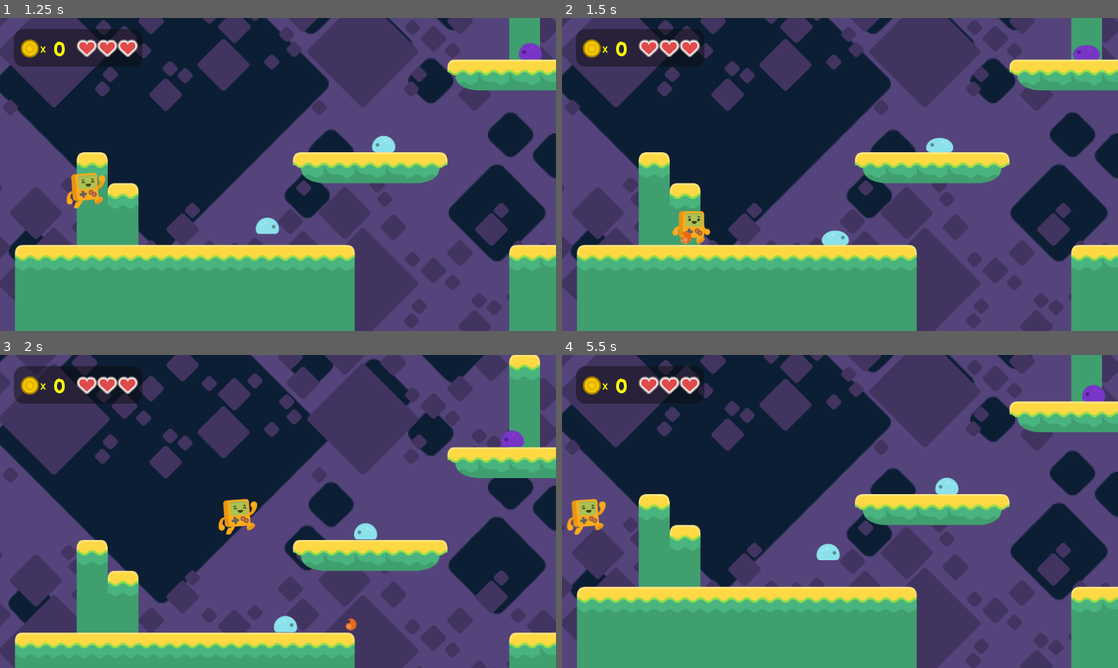
Above: before the commit, frames 1-4 (two rows, left to right).
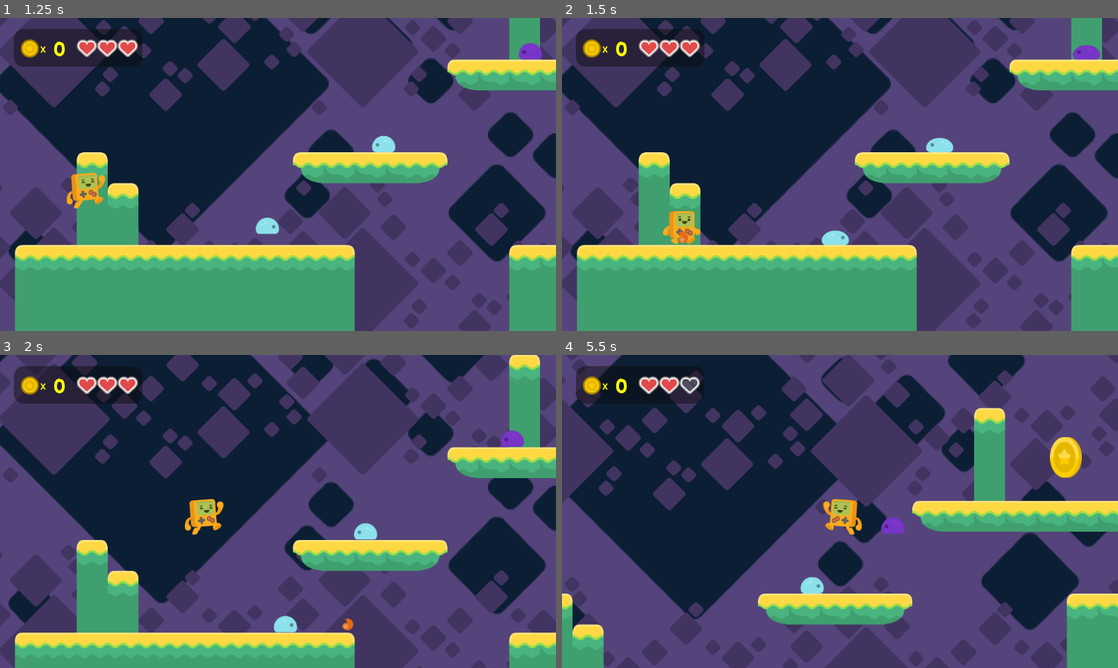
Above: after the commit, the same moments.

Repository: amazing79/platfomr_game_tutorial_with_godot
Game: Godot game, scene res://assets/scenes/GameScreens/main_screen.tscn
The game is run twice, just before and just after one commit, with the same random seed, the same clock (stepped at 60 frames per second) and the same inputs.
Inputs:
- Up to frame 1 (1.25 s): click "Play!" at 0.5 s
- Up to frame 2 (1.5 s): hold D (right) from 1.28 s (still down); tap F (fire) at 1.35 s
- Up to frame 3 (2 s): keep holding D (right); tap Space (jump) at 1.52 s
- Up to frame 4 (5.5 s): tap Shift (run) at 2.1, 3.6, 5.1 s; tap Space (jump) at 2.27, 3.77, 4.52, 5.27 s; release D (right) at 2.78 s; hold A (left) 2.78-3.53 s; tap F (fire) at 2.85, 4.35 s; hold D (right) 3.53-5.03 s; hold A (left) from 5.03 s (still down)

Frame 1 is identical in both runs. In frame 2, 0.6% of the frame differs, in the area x 18-27%, y 61-73%; in frame 3, 1.1%; in frame 4, 63%, in the area x 0-100%, y 0-100%.

Commit message:
fix display counting lives when enter fall zone

Diff:
--- a/assets/scenes/entities/player/steve.gd
+++ b/assets/scenes/entities/player/steve.gd
@@ -11,7 +11,7 @@
 }
 
 @export_category("Player Stats")
-@export var speed : float = 450.0
+@export var speed : float = 350.0
 @export var jump_velocity : float = -650.0
 
 const fireball = preload("res://assets/scenes/entities/fireball/fireball.tscn")
--- a/assets/scenes/maps/hud.gd
+++ b/assets/scenes/maps/hud.gd
@@ -5,6 +5,7 @@
 func _ready() -> void:
 	$Coins.text = String.num_uint64(Globals.coins)
 	Globals.hud = self
+	self.update_hearts()
 
 func _physics_process(_delta: float) -> void:
 	$Coins.text = String.num_uint64(Globals.coins)
